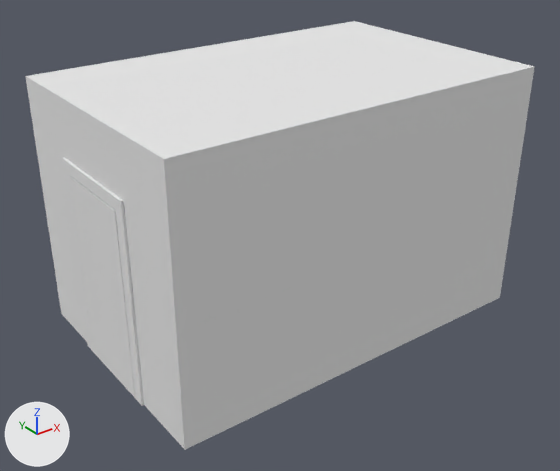
Two versions of the Blender file Assets/models/floor_2/bathroom_e/bathroom_e.blend, one commit apart.
One viewpoint serves both versions: a 50 mm lens placed at (-15.09, -19.95, 15.77), pointed at (-0.51, -0.41, 3.31). The axes (+X, +Y, +Z) are drawn at lower left. The lights are the same throughout.

Names of what the first picture shows: 'ceiling', 'door', 'door_frame', 'wall_e', 'wall_s', 'wood_wall'.
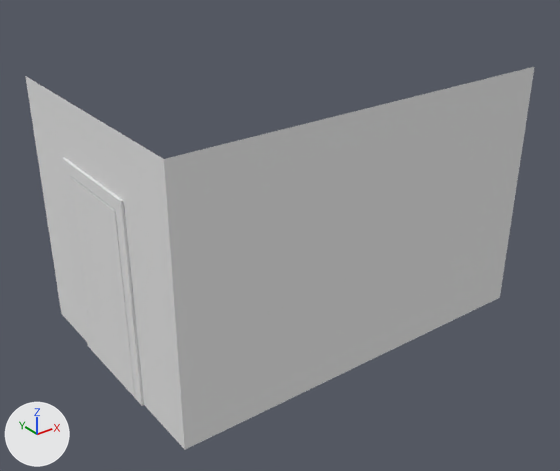
Where the newer file only moved an object's origin or applied its transform, the numbers keep the older frame.

Boxes [x1, y1, x2, y2] around the edits, measured in the pictures (560 x 471 px):
'ceiling', hidden: before [26, 21, 533, 159]
'wall_w', hidden: before [28, 21, 353, 76]
'wall_n', hidden: before [355, 21, 535, 67]
'wood_wall', unchanged, covered by the edit: before [176, 203, 514, 450]; after [176, 216, 512, 365]

What changed in the scene script:
```text
Change ob_wall_w:
    add ob_wall_w.hide_set(True)  # its collection is switched off
Change ob_wall_n:
    add ob_wall_n.hide_set(True)  # its collection is switched off
Change ob_ceiling:
    add ob_ceiling.hide_set(True)  # its collection is switched off
```
